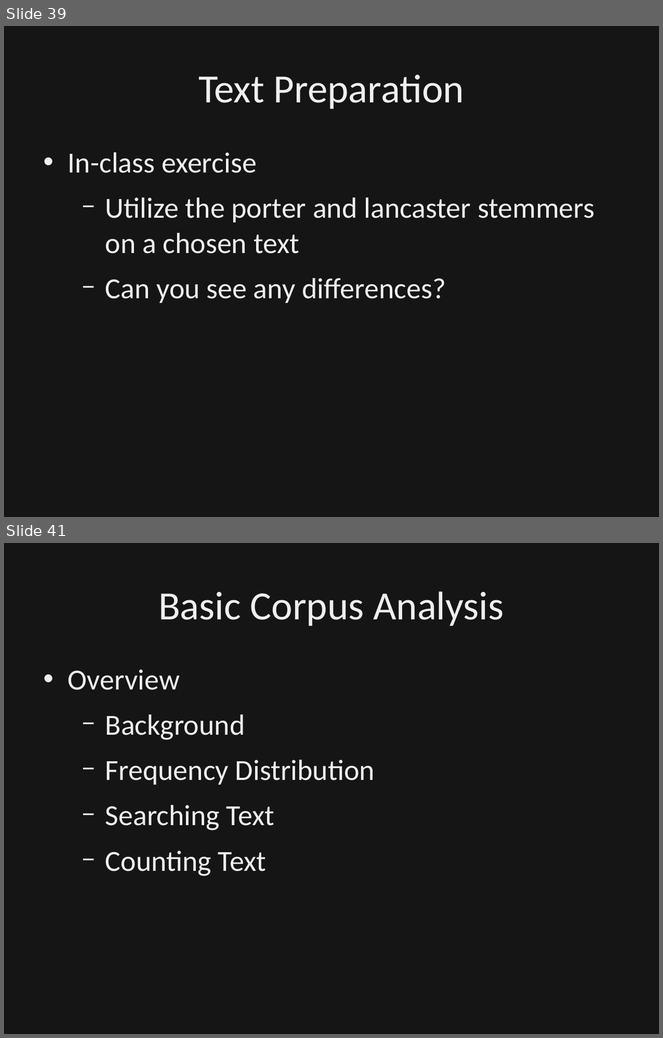
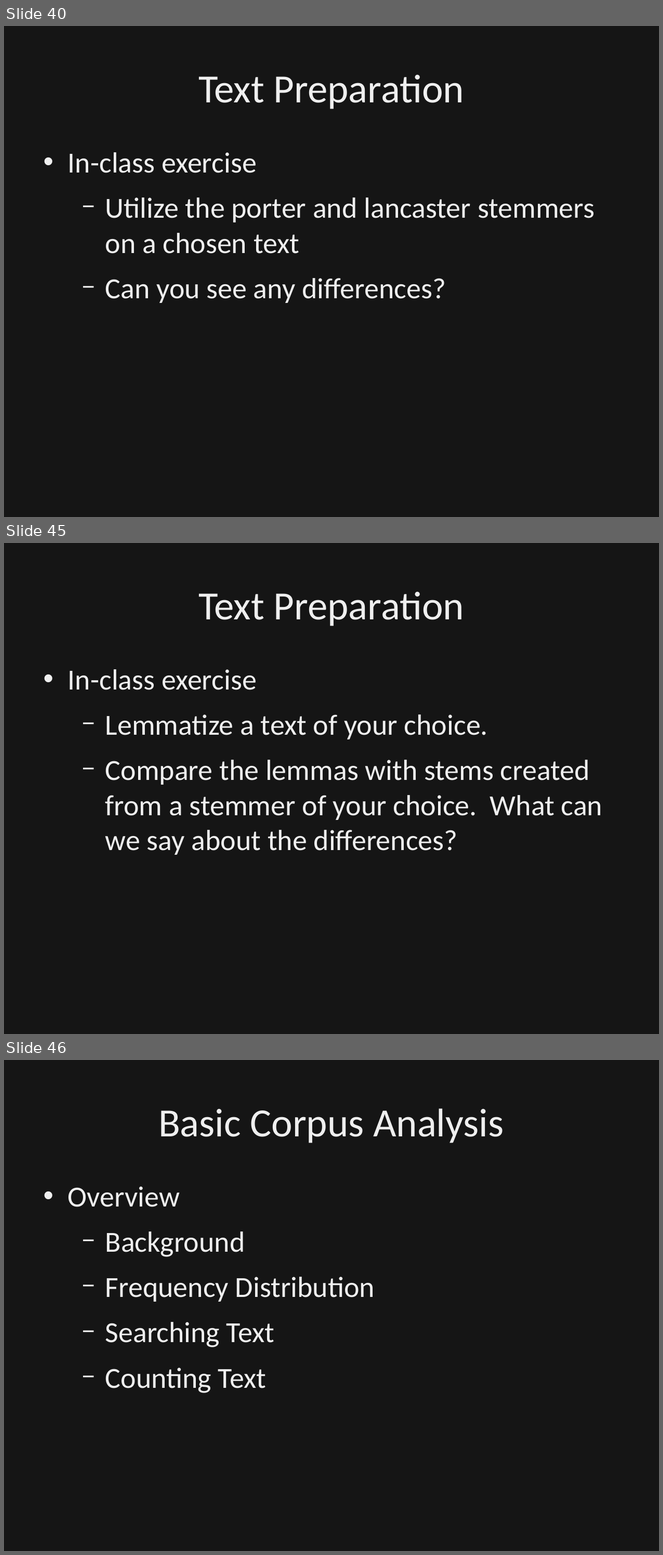
Before and after one commit to dbowmans46/PracticalProgramming, a slide deck: Session 7 - Python/Instructional Material/Session 7 - Python Brief Intro to NLP.odp. Shown one above the other, each under a label of ours: slides 39 and 41 before the commit, slides 40, 45 and 46 after it; the slides between them are not shown. The pictures are 663x1038 and 663x1555 pixels, drawn with LibreOffice and Linux fonts; fonts in the diff are those of the drawing; background and template pictures are left out; a plain dark background stands for a picture behind light text. Boxes give left, top, right and bottom in pixels: in the first picture for what was removed or moved away, otherwise in the second. Text is boxed around its words. In the diff, an @@ line names an element or a change of style, - is before the commit and + after.

```diff
--- a/Session 7 - Python/Instructional Material/Session 7 - Python Brief Intro to NLP.odp
+++ b/Session 7 - Python/Instructional Material/Session 7 - Python Brief Intro to NLP.odp
@@ slide 45 added at box(4, 543, 659, 1034), background picture (left out) @@
@@ rectangle added at box(4, 543, 659, 1034), fill #000000 at 50% opacity, outline #000000 0 pt @@
@@ title added at box(198, 591, 465, 626), 44 pt, text #EFEFEF @@
+Text Preparation
@@ text added at box(68, 669, 603, 855), 32 pt, text #EFEFEF @@
+• In-class exercise
+  − Lemmatize a text of your choice.
+  − Compare the lemmas with stems created from a stemmer of your choice. What can we say about the differences?
@@ what was slide 39 is now slide 40 @@
@@ what was slide 41 is now slide 46 @@
```
Also in this commit, not shown: 6 slides changed, 4 other slides added, 1 other file.
